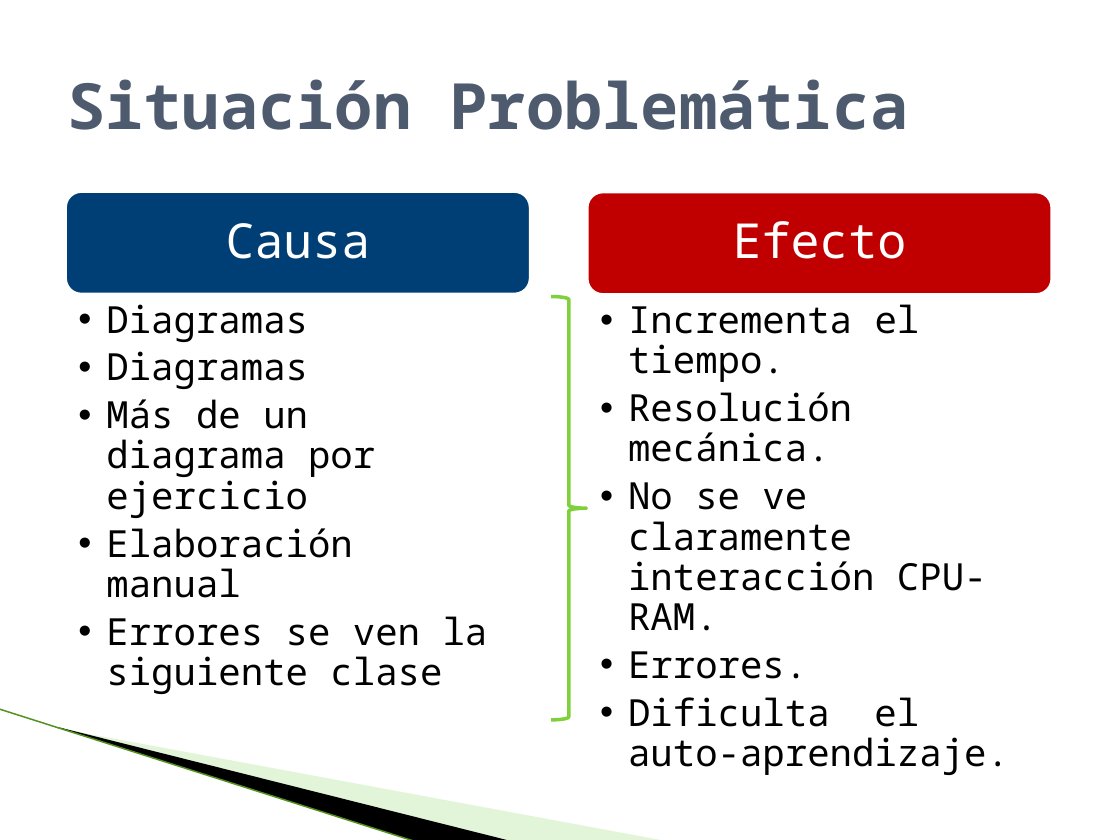
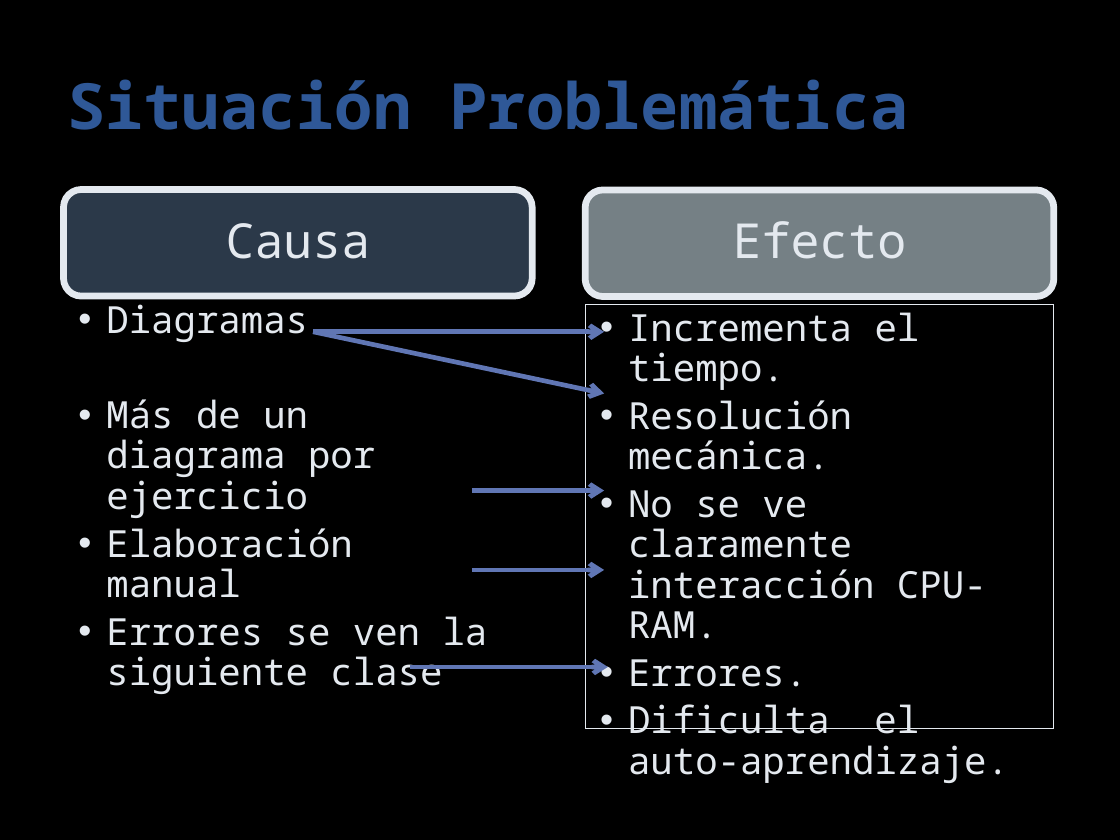
Before and after one commit to paoloadrian/DocumentacionCIHI, a slide deck: slide 10 of defensa publica.pptx. Drawn at 1120x840 pixels with LibreOffice and Linux fonts; fonts in the diff are those of the drawing; background and template pictures are left out. Boxes give left, top, right and bottom in pixels: in the first picture for what was removed or moved away, otherwise in the second. Text is boxed around its words. In the diff, an @@ line names an element or a change of style, - is before the commit and + after.

```diff
--- a/defensa publica.pptx
+++ b/defensa publica.pptx
@@ background #FFFFFF to #000000 @@
@@ title "Situación Problemática" at [67, 79, 909, 130]: text colour #4E5B6F to #2F5897 @@
@@ rounded rectangle at [64, 189, 533, 296]: fill #003F75 to #2B3949; outline #FFFFFF 4.33 pt to #E4E9EF 4.33 pt @@
@@ text "Causa" at [226, 223, 371, 259]: text colour #FFFFFF to #E4E9EF @@
@@ rounded rectangle at [585, 190, 1054, 297]: fill #C00000 to #758085; outline #FFFFFF 4.33 pt to #E4E9EF 4.33 pt @@
@@ text "Efecto" at [733, 221, 906, 259]: text colour #FFFFFF to #E4E9EF @@
@@ text "Diagramas" at [106, 298, 488, 694]: text colour #000000 to #E4E9EF @@
@@ right brace removed at [551, 297, 586, 720] @@
@@ text at [106, 304, 308, 342]: paragraph removed @@
-  •• Diagramas
@@ text "Incrementa el tiempo.": place and size @@
-text "Incrementa el tiempo." at [628, 304, 1009, 775]
+text "Incrementa el tiempo." at [628, 312, 1009, 783]
@@ text "Incrementa el tiempo." at [628, 312, 1009, 783]: text colour #000000 to #E4E9EF @@
@@ rectangle added at [585, 305, 1054, 729], outline #E4E9EF 0.75 pt @@
@@ arrow added from (314, 332) to (604, 332), #6076B4 3 pt @@
@@ arrow added from (314, 332) to (604, 393), #6076B4 3 pt @@
@@ arrow added from (472, 491) to (604, 491), #6076B4 3 pt @@
@@ arrow added from (472, 570) to (604, 570), #6076B4 3 pt @@
@@ arrow added from (410, 666) to (608, 666), #6076B4 3 pt @@
@@ line removed from (0, 709) to (416, 840) @@
@@ freeform shape removed at [59, 727, 512, 840] @@
@@ freeform shape removed at [62, 728, 666, 840] @@
```
Also in this commit, not shown: 27 other slides changed, 19 slides added, 20 slides removed.
